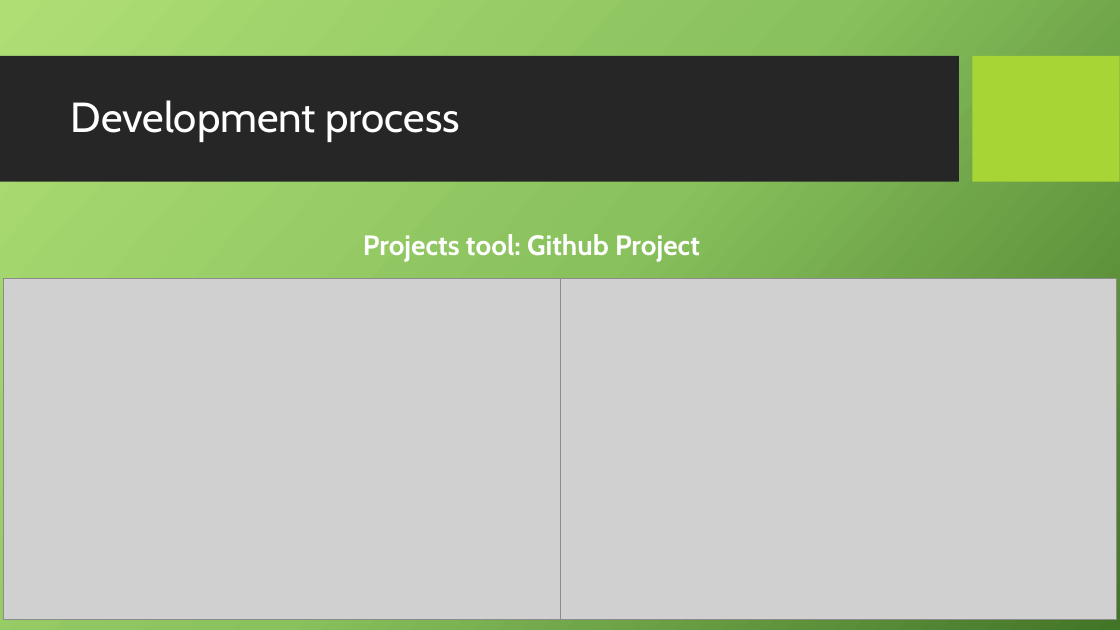
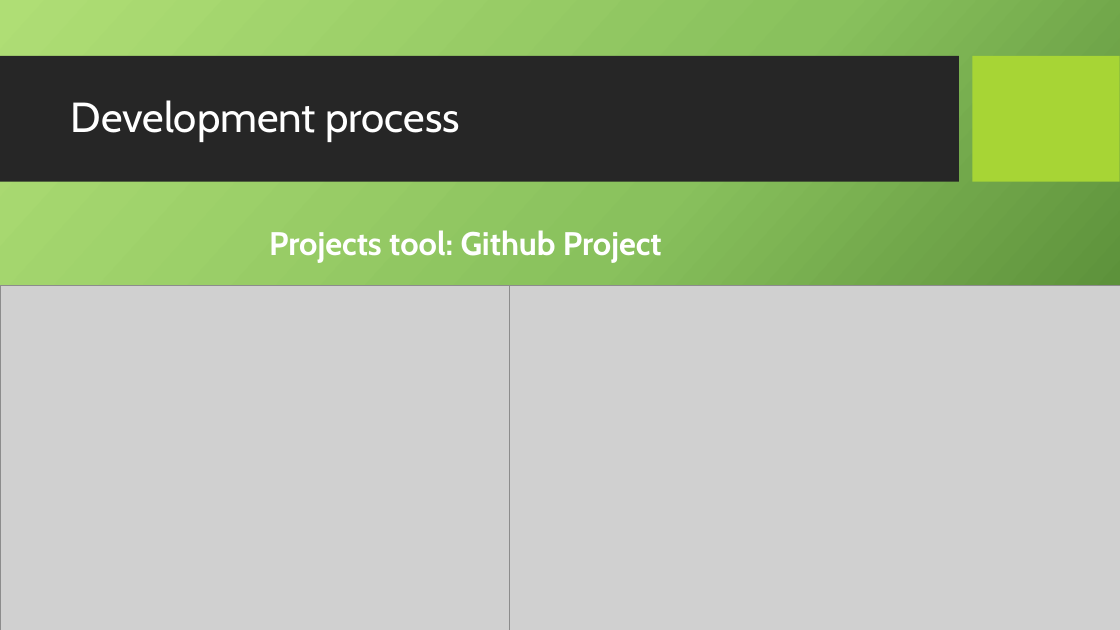
Before and after one commit to scg-unibe-ch/ese2017-team2, a slide deck: slide 6 of Presentation/Presentation.pptx. Drawn at 1120x630 pixels with LibreOffice and Linux fonts; fonts in the diff are those of the drawing; grey boxes stand for pictures; background and template pictures are left out. Boxes give left, top, right and bottom in pixels: in the first picture for what was removed or moved away, otherwise in the second. Text is boxed around its words. In the diff, an @@ line names an element or a change of style, - is before the commit and + after.

```diff
--- a/Presentation/Presentation.pptx
+++ b/Presentation/Presentation.pptx
@@ text "Projects tool: Github Project": place and size @@
-text "Projects tool: Github Project" at (363,234,700,261)
+text "Projects tool: Github Project" at (269,230,662,263)
@@ text "Projects tool: Github Project" at (269,230,662,263): size 24 to 28 pt @@
@@ picture: place and size @@
-picture at (4,278,560,619)
+picture at (0,286,515,630)
@@ picture: place and size @@
-picture at (560,278,1117,619)
+picture at (510,286,1120,630)
```
Also in this commit, not shown: 4 other slides changed, 1 slide added, 1 slide removed.
